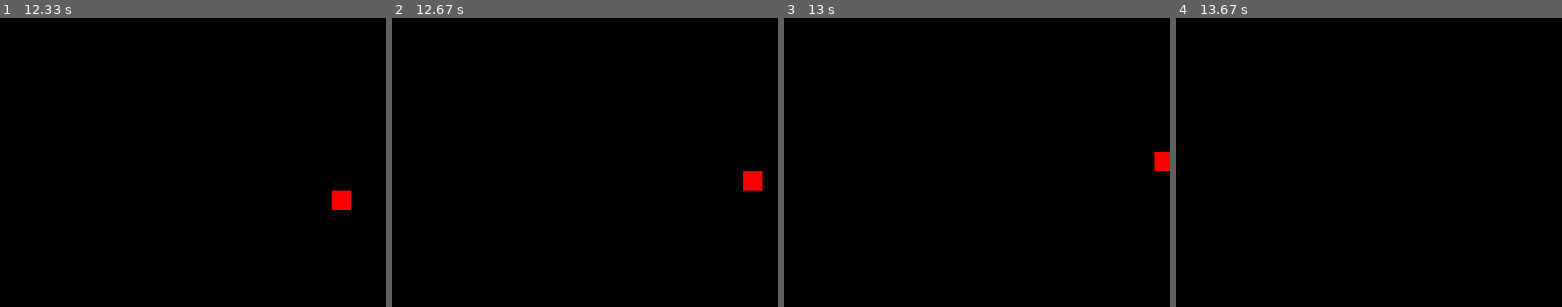
Above: before the commit, frames 1-4 (left to right).
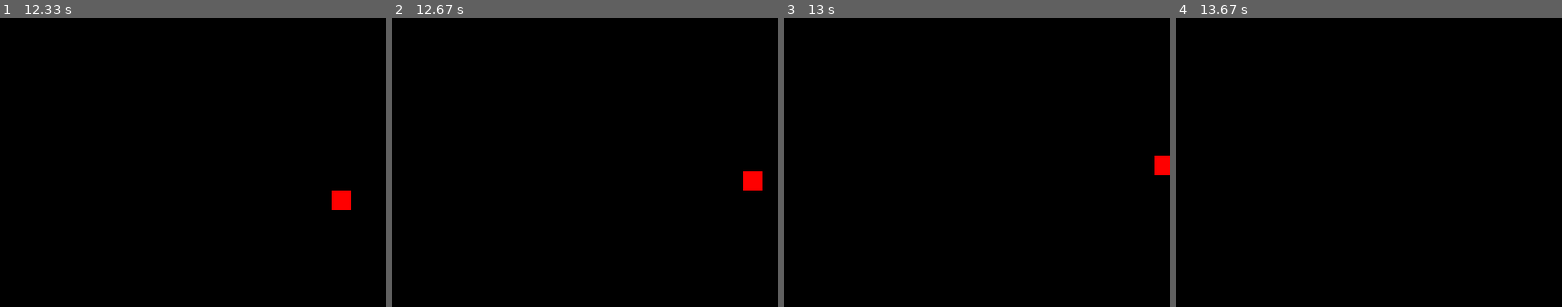
Above: after the commit, the same moments.

Repository: doremifasollasi/goIT_python-marathon-pygame
Game: pygame game, started from main.py
Same seed, same stepped clock (60 frames per second), same inputs: the game is played once before the commit and once after it.
Inputs:
- Up to frame 1 (12.33 s): no input
- Up to frame 2 (12.67 s): no input
- Up to frame 3 (13 s): no input
- Up to frame 4 (13.67 s): no input
The pictures show only the part of the screen within x 50-100%, y 39-89%; the shares and areas given below are measured in that part.

Frames 1-2 are identical in both runs. In frame 3, 0.1% of the frame differs, in the area x 95-100%, y 46-55%; in frame 4, nothing differs.

Commit message:
Added hitting the ball from the right/left side of the playing field with a change of color

Diff:
--- a/main.py
+++ b/main.py
@@ -28,6 +28,10 @@
         ball.fill((255, 0, 0))
         ball_speed[1] = -ball_speed[1]
 
+    if ball_rect.right >= width or ball_rect.left <= 0: #відбивання м'яча від правої та лівої сторони ігрового поля зі зміною кольору
+        ball.fill((255, 0, 0))
+        ball_speed[1] = -ball_speed[1]
+
     main_surface.fill(BLACK)
 
     main_surface.blit(ball, ball_rect)
